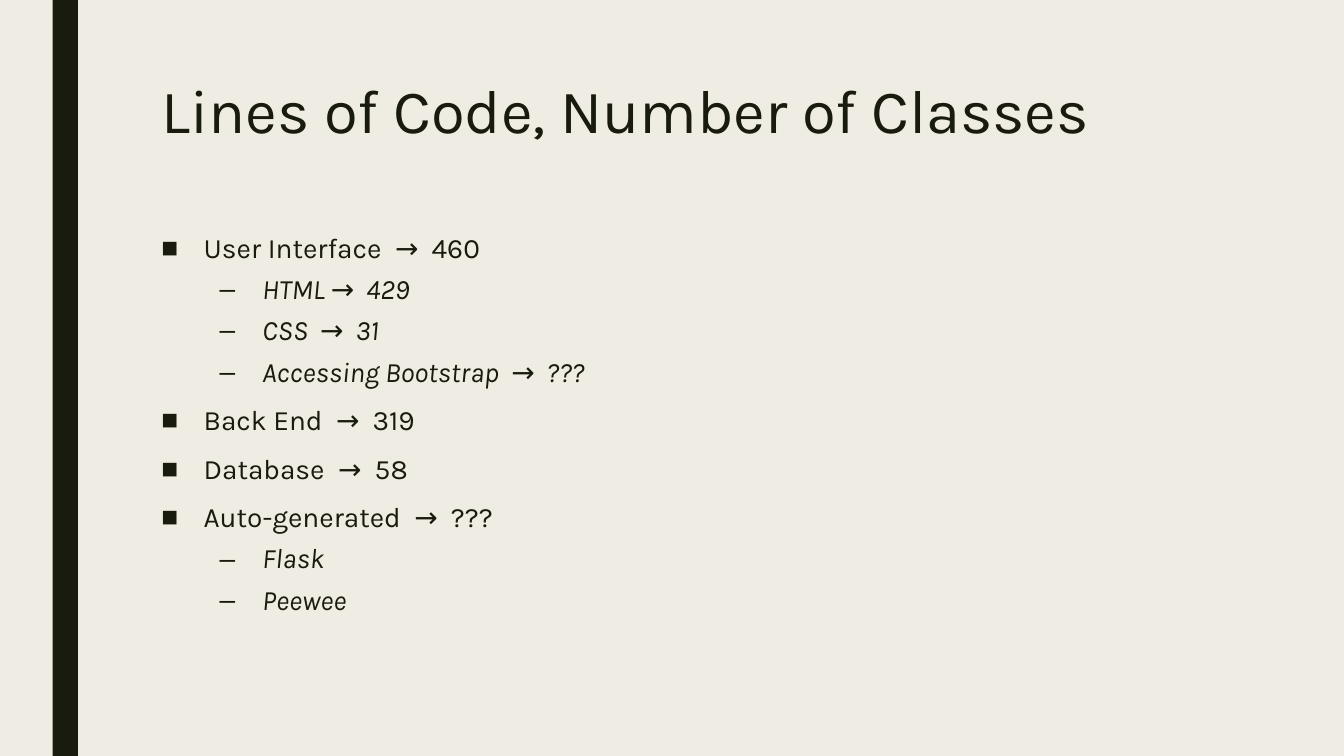
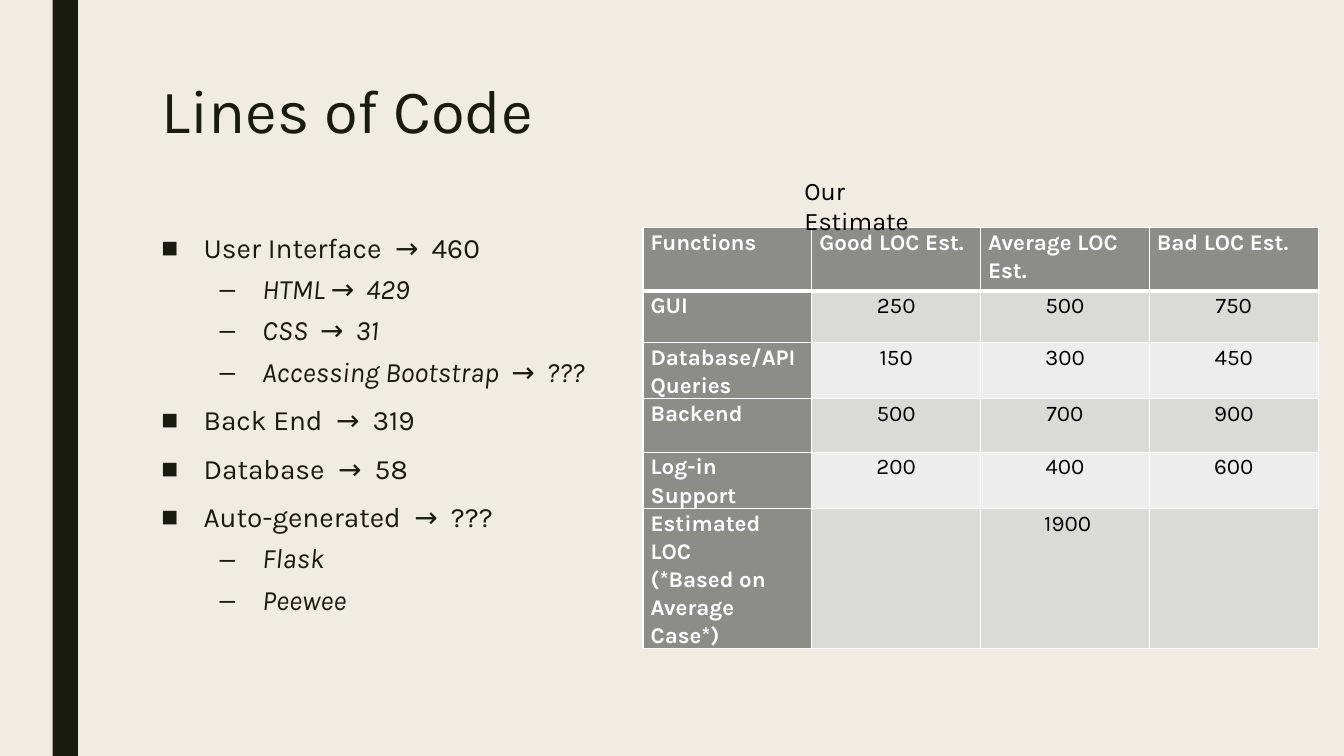
Before and after one commit to cupFullOfJava/prescribe, a slide deck: slide 8 of PrescribeFinalPresentation.pptx. Drawn at 1344x756 pixels with LibreOffice and Linux fonts; fonts in the diff are those of the drawing. Boxes give left, top, right and bottom in pixels: in the first picture for what was removed or moved away, otherwise in the second. Text is boxed around its words. In the diff, an @@ line names an element or a change of style, - is before the commit and + after.

Commit message:
ppt

```diff
--- a/PrescribeFinalPresentation.pptx
+++ b/PrescribeFinalPresentation.pptx
@@ title at [161, 90, 532, 134]: text changed @@
-Lines of Code, Number of Classes
+Lines of Code
@@ text added at [804, 184, 908, 237], 18 pt, text #000000 @@
+Our Estimate
@@ table added at [643, 228, 1319, 653], 6 rows, 4 columns @@
+Functions | Good LOC Est. | Average LOC Est. | Bad LOC Est.
+GUI | 250 | 500 | 750
+Database/API / Queries | 150 | 300 | 450
+Backend | 500 | 700 | 900
+Log-in Support | 200 | 400 | 600
+Estimated LOC / (*Based on Average Case*) |  | 1900 | 
```
Also in this commit, not shown: 3 other slides changed, 1 other file.
